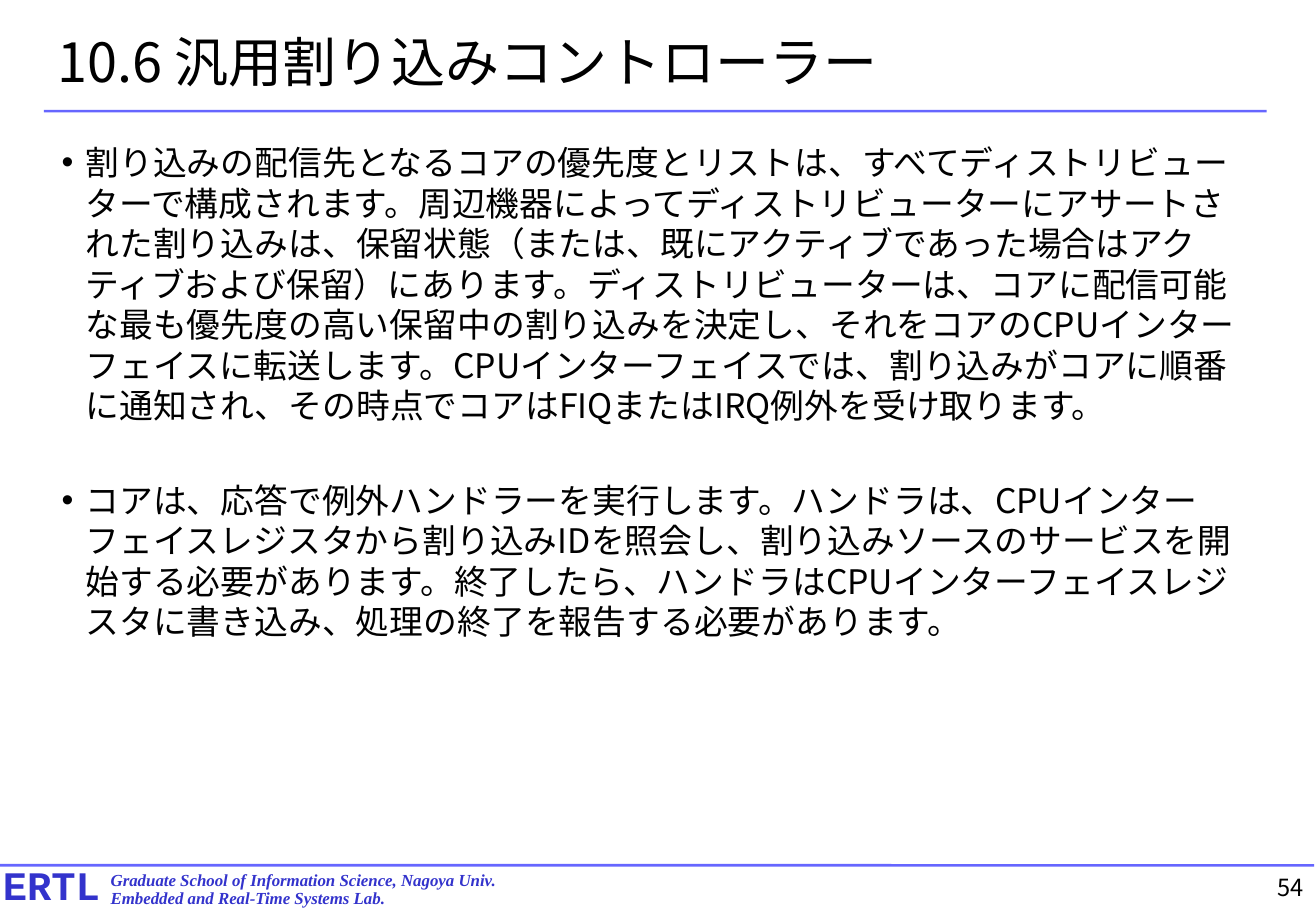
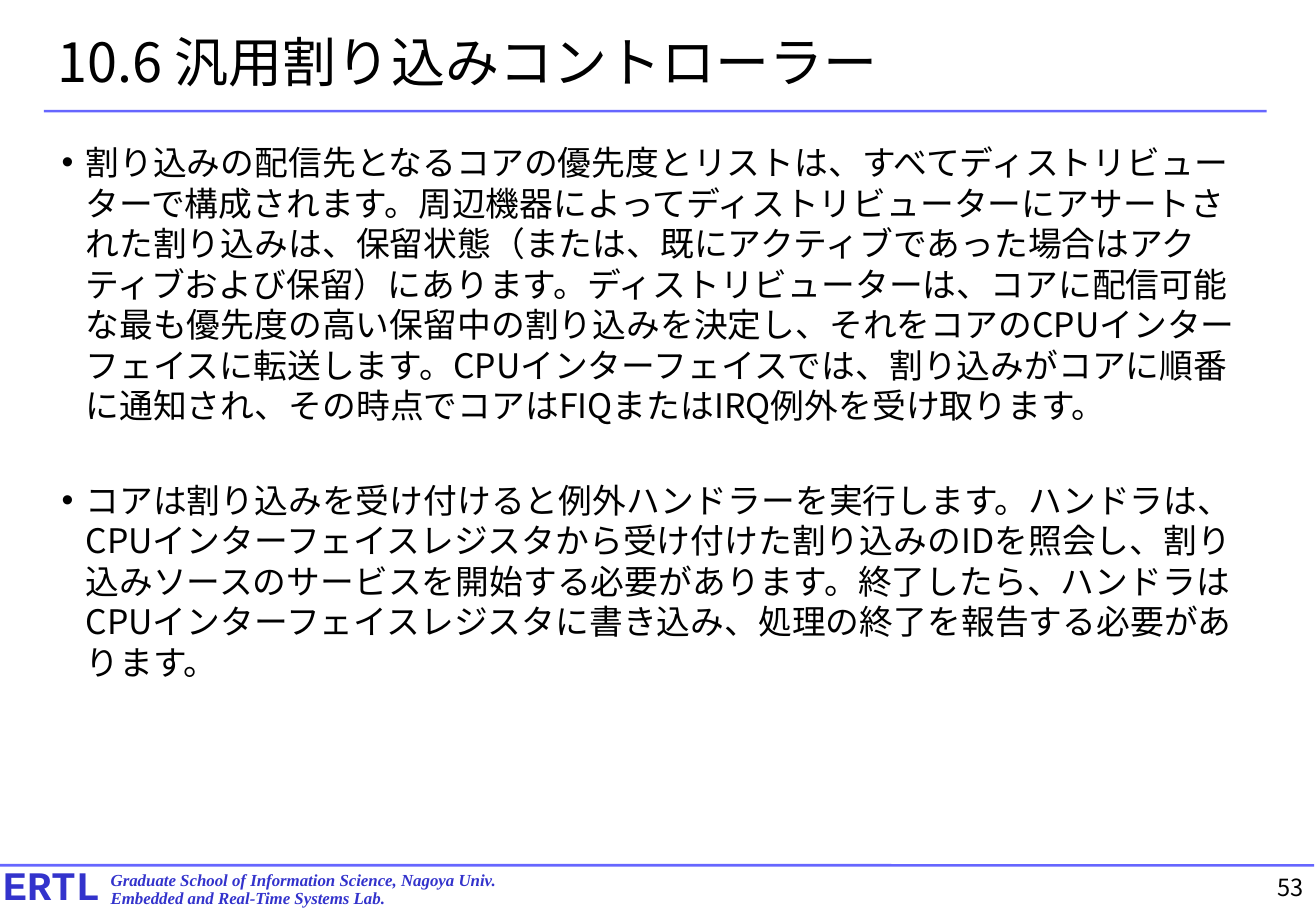
Before and after one commit to exshonda/arm64_basic, a slide deck: slide 53 of text/8.chapter10.pptx (slide 54 before the commit). Drawn at 1316x911 pixels with LibreOffice and Linux fonts; fonts in the diff are those of the drawing. Boxes give left, top, right and bottom in pixels: in the first picture for what was removed or moved away, otherwise in the second. Text is boxed around its words. In the diff, an @@ line names an element or a change of style, - is before the commit and + after.

```diff
--- a/text/8.chapter10.pptx
+++ b/text/8.chapter10.pptx
@@ text at [86,484,1232,677]: text changed @@
-• コアは、応答で例外ハンドラーを実行します。ハンドラは、CPUインターフェイスレジスタから割り込みIDを照会し、割り込みソースのサービスを開始する必要があります。終了したら、ハンドラはCPUインターフェイスレジスタに書き込み、処理の終了を報告する必要があります。
+• コアは割り込みを受け付けると例外ハンドラーを実行します。ハンドラは、CPUインターフェイスレジスタから受け付けた割り込みのIDを照会し、割り込みソースのサービスを開始する必要があります。終了したら、ハンドラはCPUインターフェイスレジスタに書き込み、処理の終了を報告する必要があります。
@@ page number at [1278,878,1304,897]: text changed @@
-54
+53
```
Also in this commit, not shown: 15 other slides changed, 1 slide removed.
